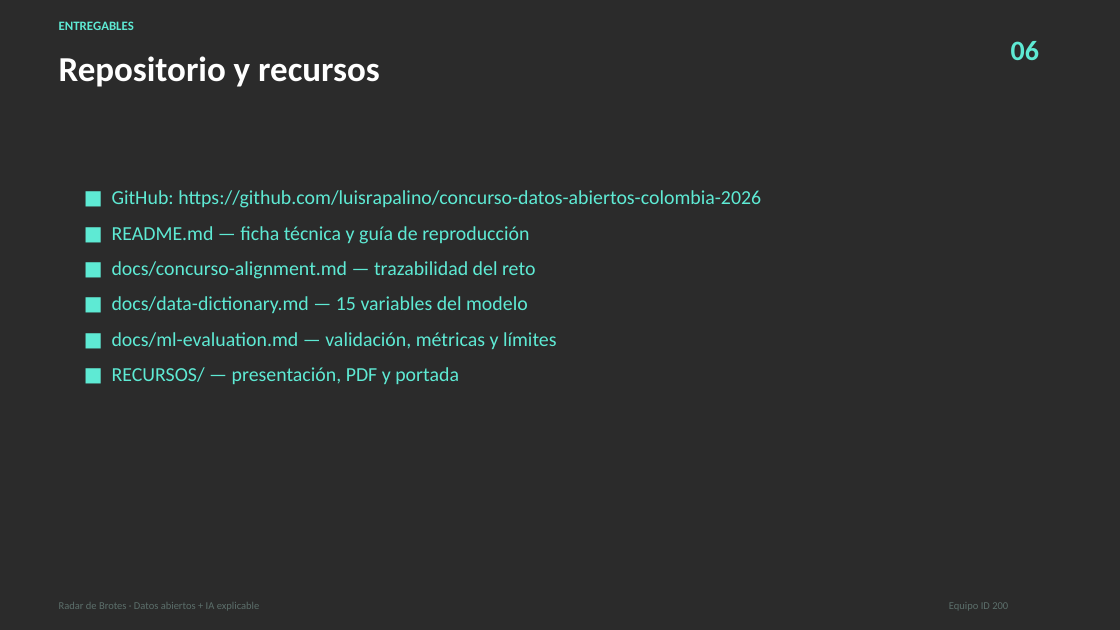
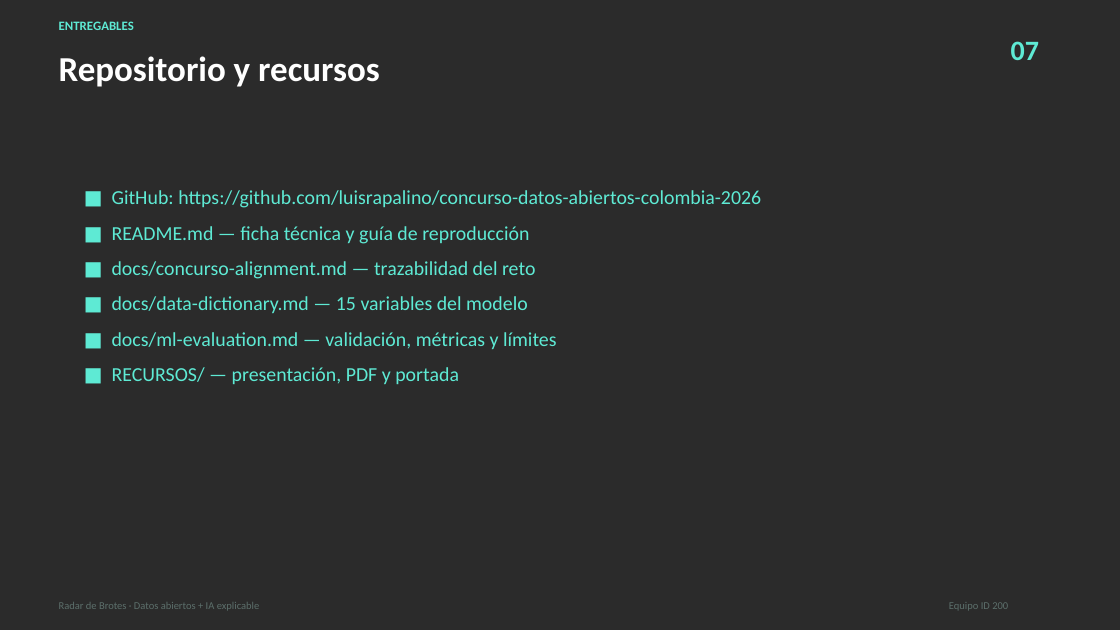
Before and after one commit to luisrapalino/concurso-datos-abiertos-colombia-2026, a slide deck: slide 8 of RECURSOS/Presentacion.pptx (slide 7 before the commit). Drawn at 1120x630 pixels with LibreOffice and Linux fonts; fonts in the diff are those of the drawing; background and template pictures are left out; a plain dark background stands for a picture behind light text. Boxes give left, top, right and bottom in pixels: in the first picture for what was removed or moved away, otherwise in the second. Text is boxed around its words. In the diff, an @@ line names an element or a change of style, - is before the commit and + after.

```diff
--- a/RECURSOS/Presentacion.pptx
+++ b/RECURSOS/Presentacion.pptx
@@ text at bbox=[1011, 41, 1039, 60]: text changed @@
-06
+07
```
Also in this commit, not shown: 1 other slide changed, 1 slide added, 4 other files.
